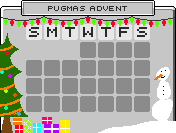
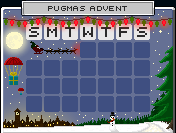
Layers edited between the first and the second 176×133 image:
painted on "top" (1st of 2, in "frame 2") over [left=1, top=6, right=175, bottom=34]
removed layer "sketch" (1st of 2, in "frame 2") from group "frame 2" over [left=0, top=33, right=176, bottom=133]
removed layer "background" (1st of 3, in "frame 2") from group "frame 2" over [left=4, top=10, right=172, bottom=133]
removed layer "slot curves" (1st of 2, in "frame 2") from group "frame 2" over [left=23, top=39, right=153, bottom=115]
painted on "top" (2nd of 2, in "frame 1") over [left=1, top=12, right=175, bottom=32]
painted on "sketch" (in "frame 1") over [left=0, top=9, right=176, bottom=133]
added layer "Layer 1" (1st of 2, in "frame 1") in group "frame 1" over [left=3, top=97, right=89, bottom=133]
painted on "background" (1st of 2, in "frame 1") over [left=3, top=0, right=173, bottom=133]
added layer "Layer 1" (2nd of 2) over [left=0, top=0, right=176, bottom=133]
